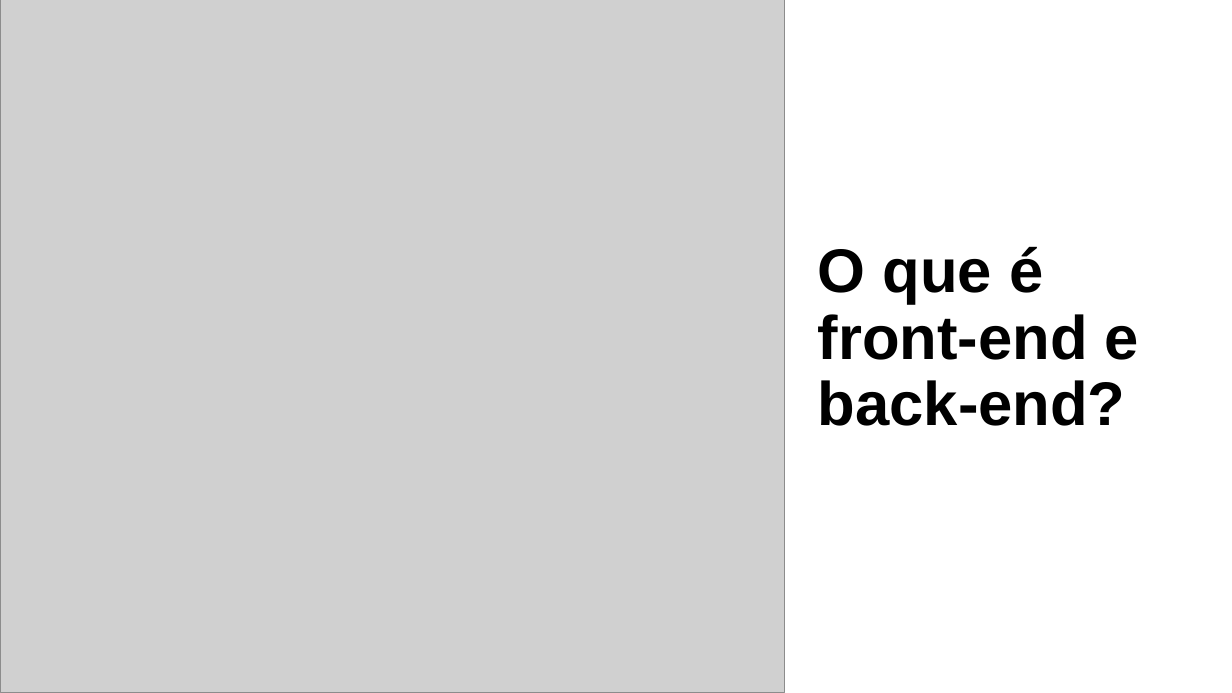
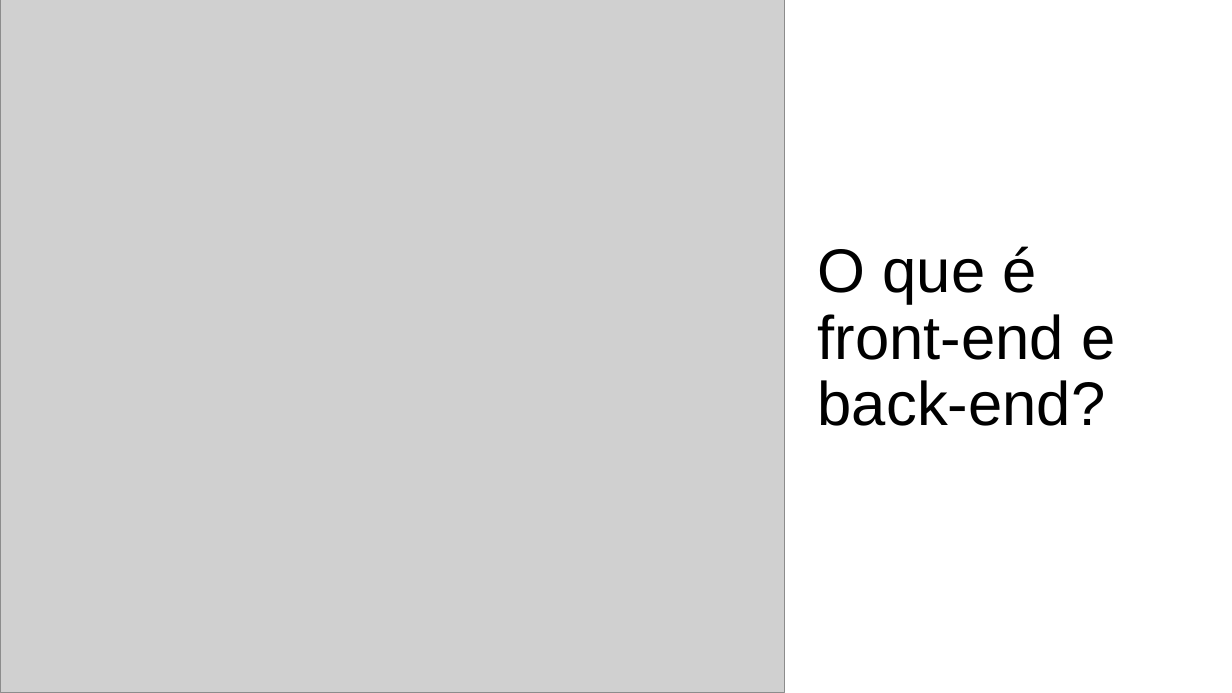
Before and after one commit to George-Luis-Costa/Introducao_Web_Mobile, a slide deck: slide 10 of Introdução_Web_Mobile_ok.pptx (slide 6 before the commit). Drawn at 1232x693 pixels with LibreOffice and Linux fonts; fonts in the diff are those of the drawing; grey boxes stand for pictures. Boxes give left, top, right and bottom in pixels: in the first picture for what was removed or moved away, otherwise in the second. Text is boxed around its words. In the diff, an @@ line names an element or a change of style, - is before the commit and + after.

```diff
--- a/Introdução_Web_Mobile_ok.pptx
+++ b/Introdução_Web_Mobile_ok.pptx
@@ title "O que é front-end e ..." at [818,246,1115,426]: bold off @@
```
Also in this commit, not shown: 9 other slides changed, 5 slides added.
